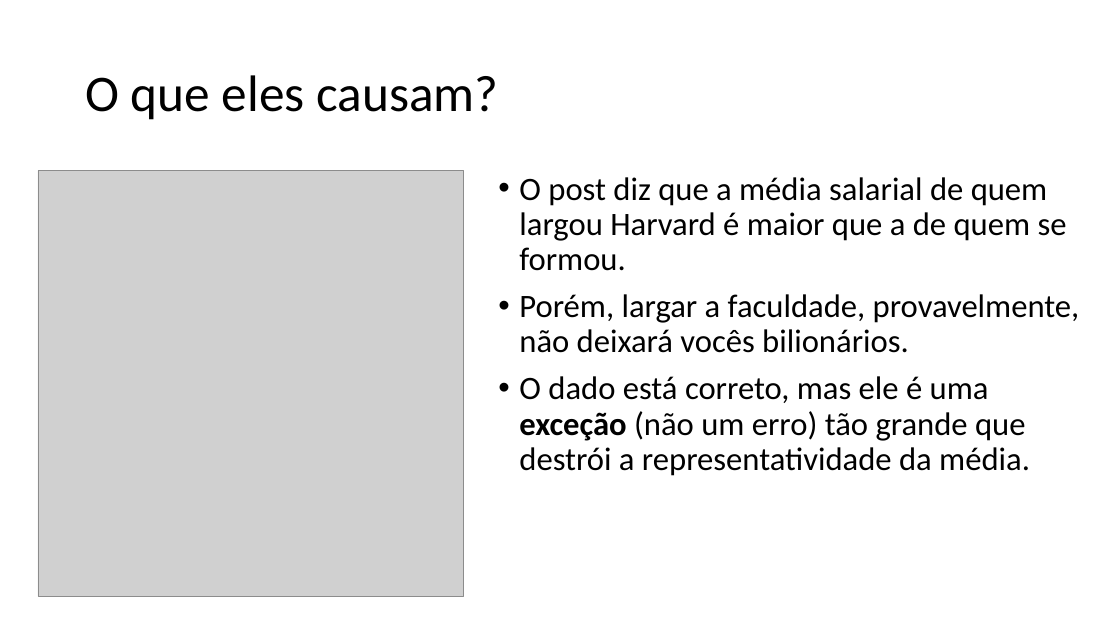
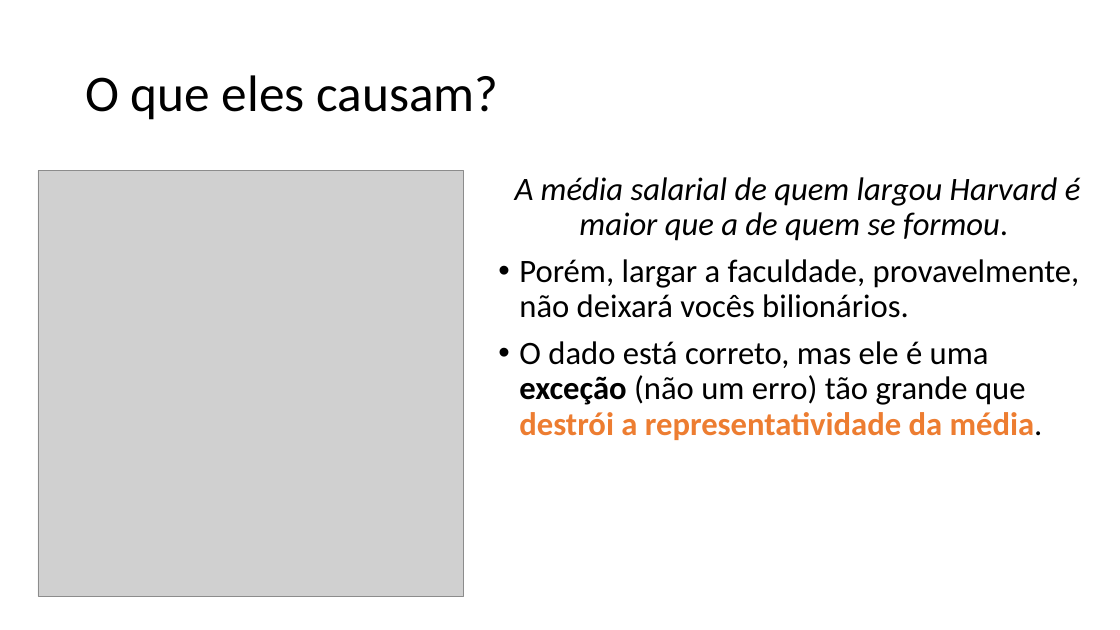
Before and after one commit to zz4fap/c24_inteligencia_artificial, a slide deck: slide 25 of slides/C24_EDA.pptx (slide 24 before the commit). Drawn at 1120x630 pixels with LibreOffice and Linux fonts; fonts in the diff are those of the drawing; grey boxes stand for pictures. Boxes give left, top, right and bottom in pixels: in the first picture for what was removed or moved away, otherwise in the second. Text is boxed around its words. In the diff, an @@ line names an element or a change of style, - is before the commit and + after.

```diff
--- a/slides/C24_EDA.pptx
+++ b/slides/C24_EDA.pptx
@@ text at (515, 177, 1081, 241): text changed; italic on @@
-• O post diz que a média salarial de quem largou Harvard é maior que a de quem se formou.
+A média salarial de quem largou Harvard é maior que a de quem se formou.
@@ text at (519, 341, 1043, 440): text colour #000000 to #ED7D31, bold on in "destrói a representatividade da média." @@
```
Also in this commit, not shown: 25 other slides changed, 7 slides added, 1 slide removed.
